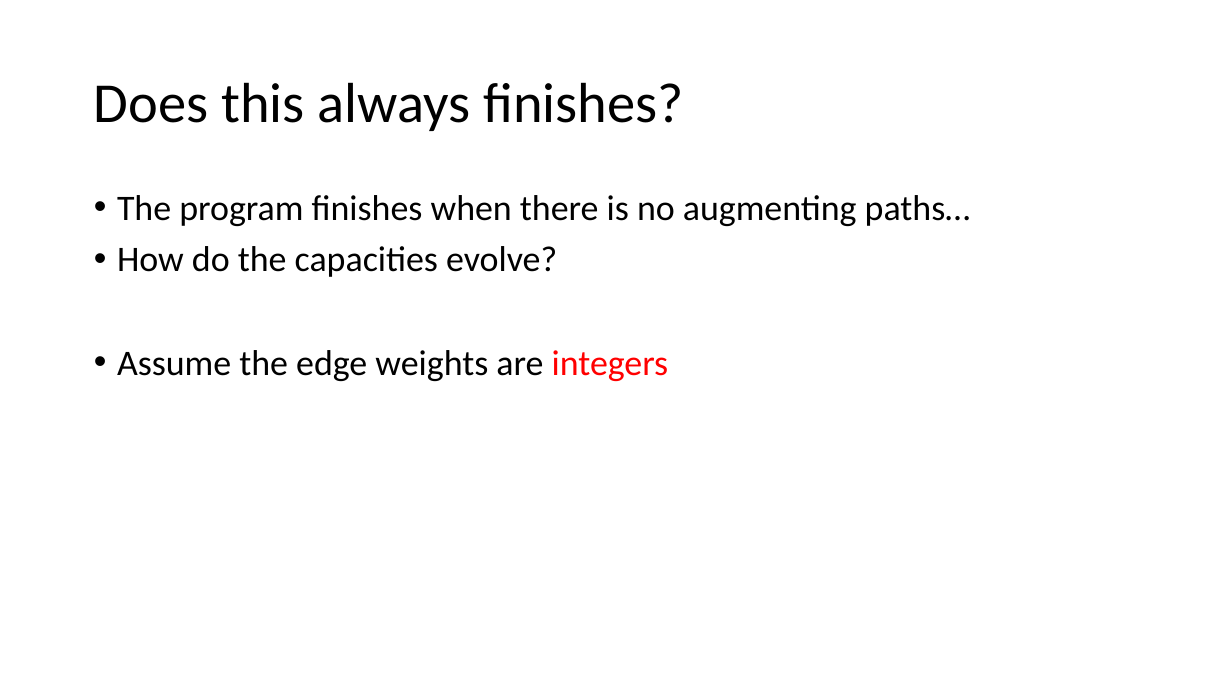
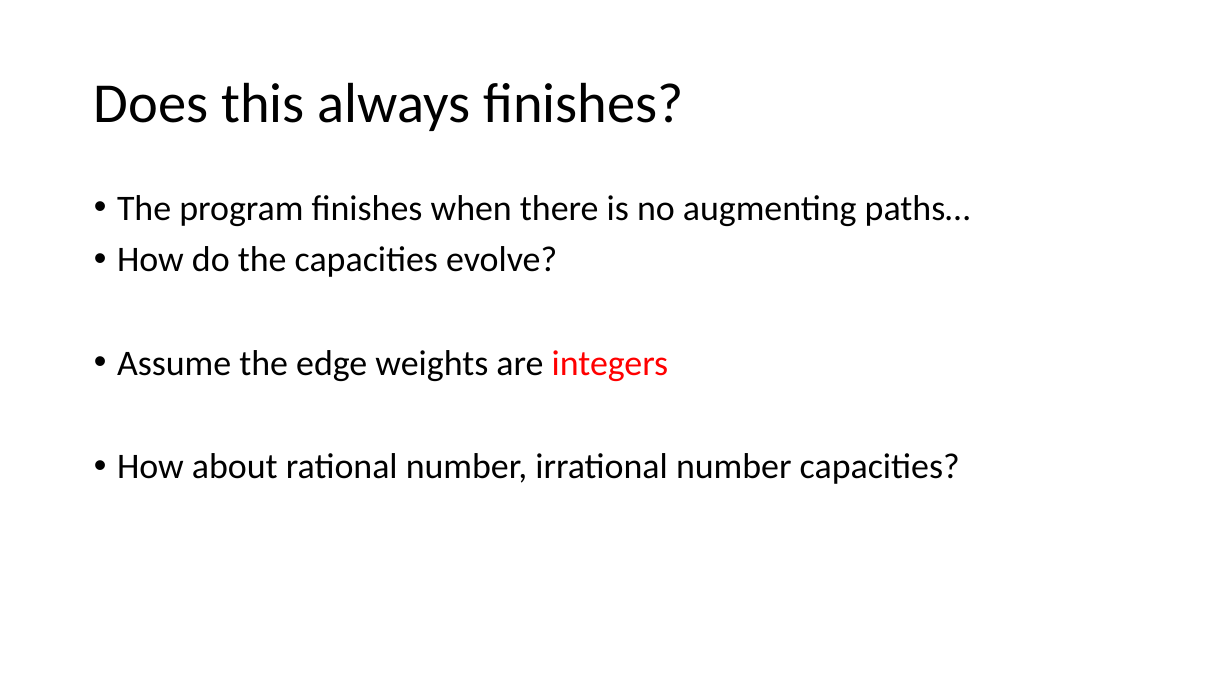
Before and after one commit to kwea123/cpp_data_algo, a slide deck: slide 18 of 10_Flow.pptx (slide 17 before the commit). Drawn at 1232x693 pixels with LibreOffice and Linux fonts; fonts in the diff are those of the drawing. Boxes give left, top, right and bottom in pixels: in the first picture for what was removed or moved away, otherwise in the second. Text is boxed around its words. In the diff, an @@ line names an element or a change of style, - is before the commit and + after.

```diff
--- a/10_Flow.pptx
+++ b/10_Flow.pptx
@@ text at <box>117,453,960,484</box>: paragraph added @@
+• How about rational number, irrational number capacities?
```
Also in this commit, not shown: 3 slides added, 4 other files.
